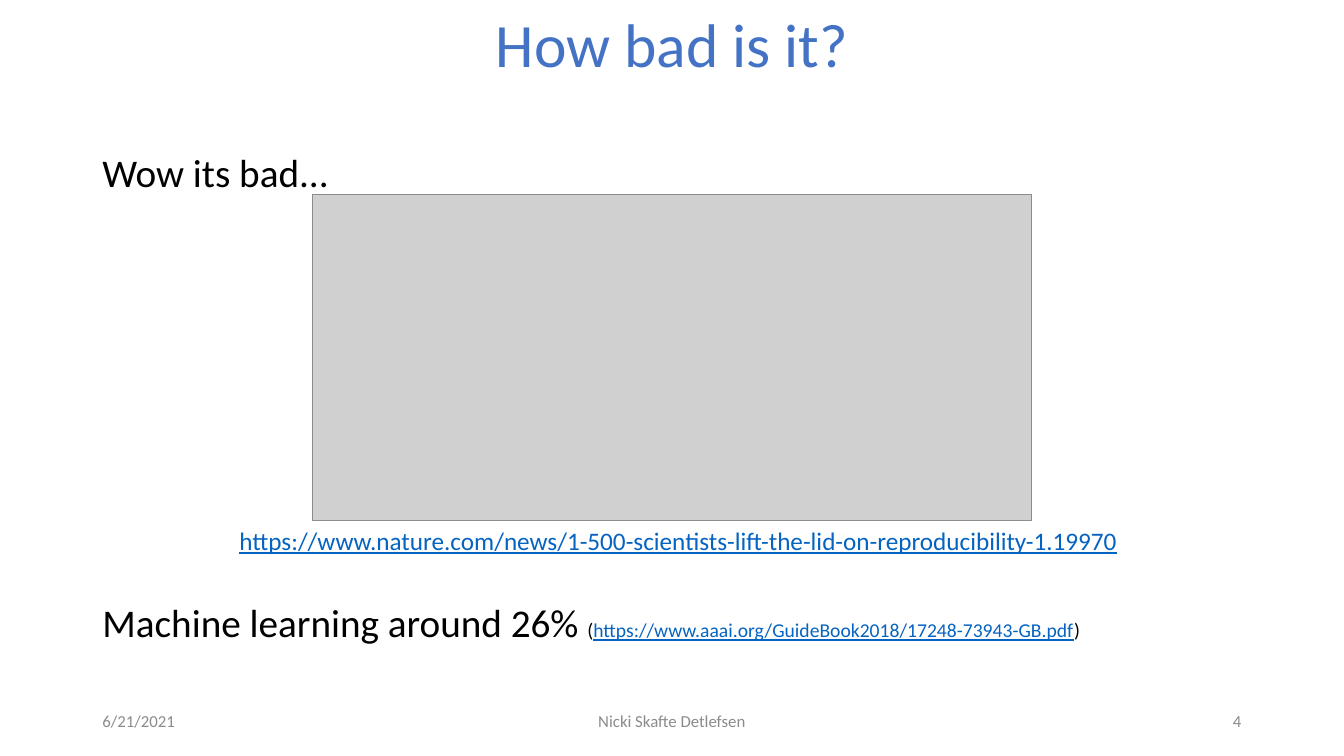
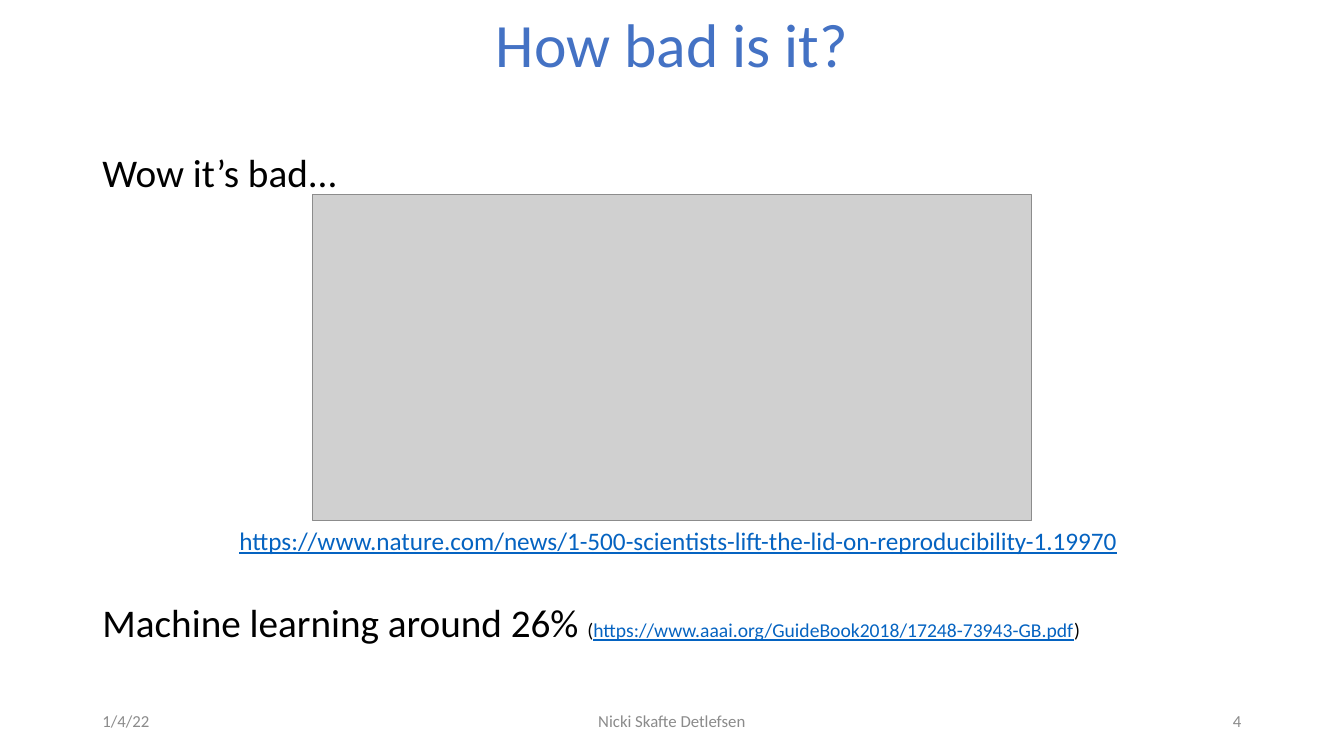
Before and after one commit to SkafteNicki/dtu_mlops, a slide deck: slide 4 of s3_reproduceability/lecture/Reproducibility.pptx. Drawn at 1344x756 pixels with LibreOffice and Linux fonts; fonts in the diff are those of the drawing; grey boxes stand for pictures; background and template pictures are left out. Boxes give left, top, right and bottom in pixels: in the first picture for what was removed or moved away, otherwise in the second. Text is boxed around its words. In the diff, an @@ line names an element or a change of style, - is before the commit and + after.

```diff
--- a/s3_reproduceability/lecture/Reproducibility.pptx
+++ b/s3_reproduceability/lecture/Reproducibility.pptx
@@ text at bbox=[102, 159, 338, 197]: text changed @@
-Wow its bad...
+Wow it’s bad...
@@ text at bbox=[102, 715, 149, 728]: text changed @@
-6/21/2021
+1/4/22
```
Also in this commit, not shown: 10 other slides changed, 1 other file.
